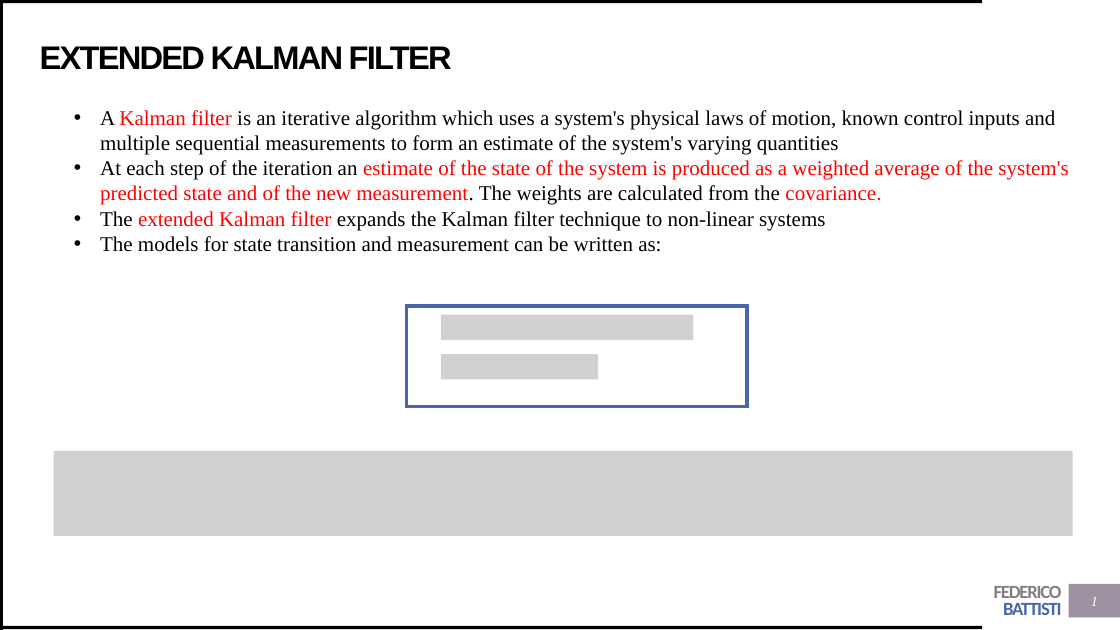
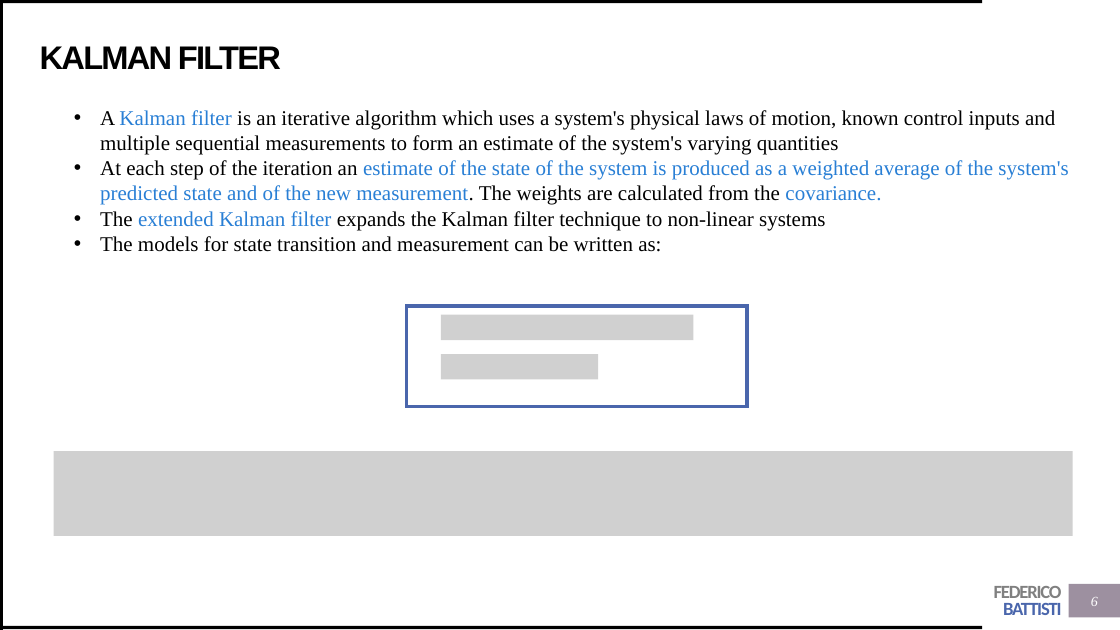
Before and after one commit to Trenchcoat95/OxfordCode, a slide deck: slide 6 of Presentations/Kalman Filter.pptx (slide 1 before the commit). Drawn at 1120x630 pixels with LibreOffice and Linux fonts; fonts in the diff are those of the drawing; grey boxes stand for pictures. Boxes give left, top, right and bottom in pixels: in the first picture for what was removed or moved away, otherwise in the second. Text is boxed around its words. In the diff, an @@ line names an element or a change of style, - is before the commit and + after.

Commit message:
new kalman presentation and toy montecarlo

```diff
--- a/Presentations/Kalman Filter.pptx
+++ b/Presentations/Kalman Filter.pptx
@@ title at (40,46,281,69): text changed @@
-EXTENDED KALMAN FILTER
+KALMAN FILTER
@@ text at (100,110,1068,230): text colour #FF0000 to #297FD5 in "Kalman filter", "estimate of the state of the system ...", "extended Kalman filter" @@
@@ page number at (1091,597,1098,606): text changed @@
-1
+6
```
Also in this commit, not shown: 11 other slides changed, 17 slides added, 55 other files.
